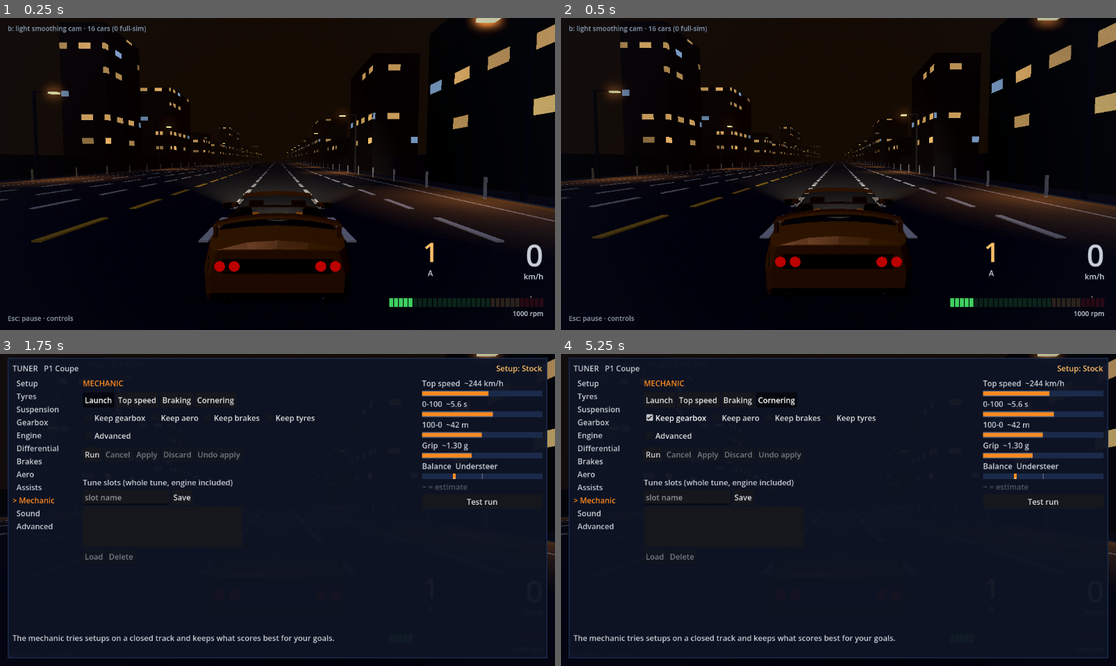
Above: before the commit, frames 1-4 (two rows, left to right).
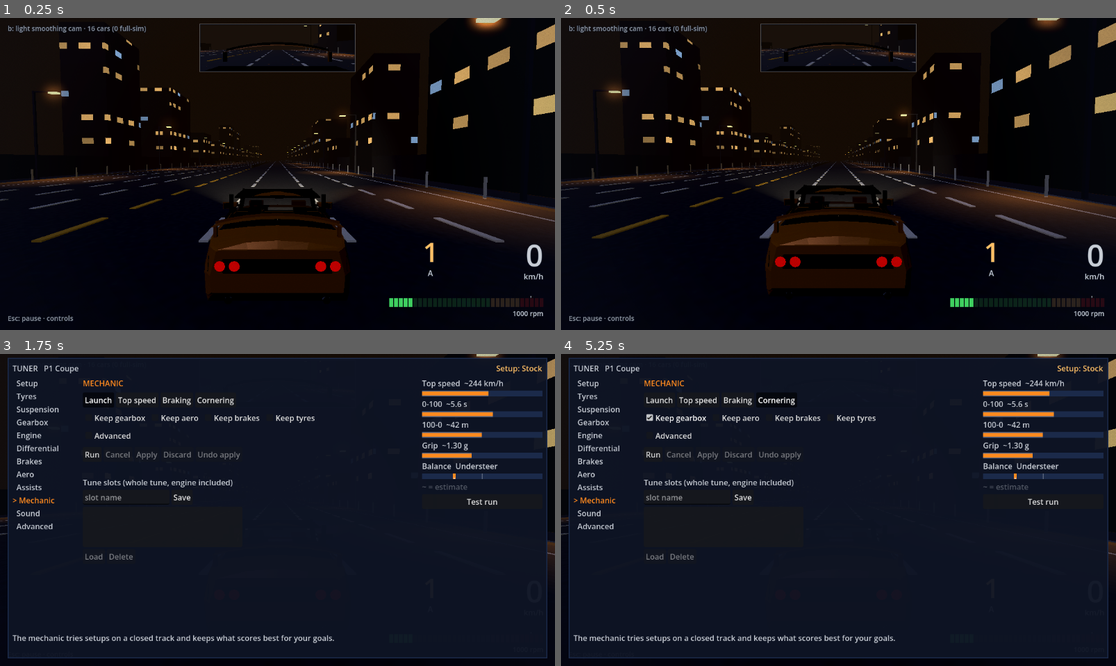
Above: after the commit, the same moments.

Repository: SmurfyHehe/neon-overdrive
Game: Godot game, scene res://Game.tscn
Two runs of this game, one before a commit and one after it. Both use one fixed random seed, a clock stepped at 60 frames per second and the inputs below.
Inputs (mouse positions are in pixels of both pictures, inside the frame that each line leads up to):
- Up to frame 1 (0.25 s): no input
- Up to frame 2 (0.5 s): no input
- Up to frame 3 (1.75 s): tap Enter at 0.5 s; move the mouse to (399, 494) at 0.52 s; hold D (steer_right) 0.53-1.25 s; tap Y (autotune_panel) at 0.6 s; click (399, 494) at 0.67 s; click "Launch" at 1.25 s
- Up to frame 4 (5.25 s): click "Launch" at 2 s; click "Top speed" at 2.75 s; click "Braking" at 3.5 s; click "Cornering" at 4.25 s; click "Keep gearbox" at 5 s

The runs differ from the first frame. In frame 1, 0.9% of the frame differs, in the area x 35-65%, y 1-66%; in frame 2, 0.9%; in frame 3, less than 0.1%; in frame 4, less than 0.1%.
Error before the commit: Parse Error: Invalid operands "bool" and "int" for "<" operator. (res://scripts/cockpit_mirrors.gd:195)

Commit message:
Fix cockpit_mirrors parse error that stops the game booting
GDScript has no chained comparisons: `0 <= side < size` parsed as
`bool < int` and failed to compile, so every scene that loads the
cockpit (the whole game) failed. Introduced in 8514681 (PR #174).

Co-Authored-By: Claude Opus 5.5 (1M context) <noreply@anthropic.com>

Diff:
--- a/scripts/cockpit_mirrors.gd
+++ b/scripts/cockpit_mirrors.gd
@@ -192,7 +192,7 @@
 
 ## Lights a door mirror's blind-spot dot: side 0 left, 1 right, level 0..1.
 func set_side_cue(side: int, level: float) -> void:
-	if 0 <= side < side_cue.size():
+	if side >= 0 and side < side_cue.size():
 		side_cue[side] = clampf(level, 0.0, 1.0)
 		if side < dots.size():
 			dots[side].visible = side_cue[side] >= DOT_ON
